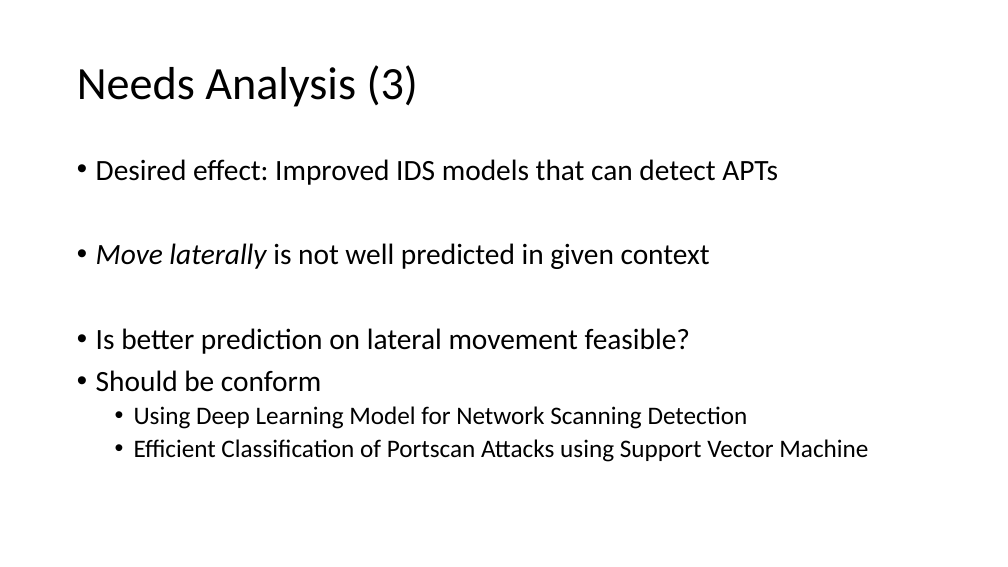
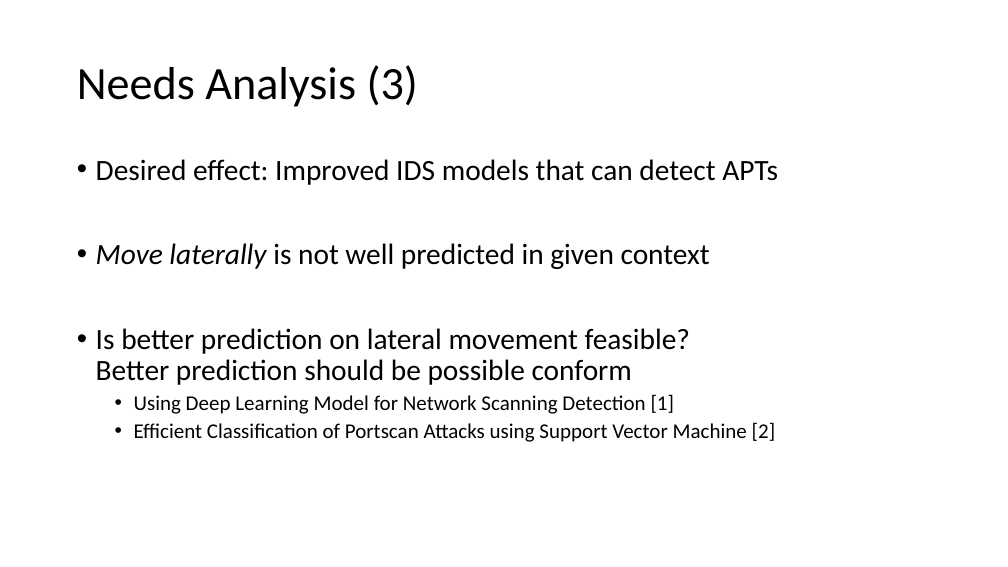
Before and after one commit to ejdoff/cyberhunt2021, a slide deck: slide 9 of ATW_APT_Presentation/EDA-Presentation.pptx. Drawn at 1008x567 pixels with LibreOffice and Linux fonts; fonts in the diff are those of the drawing. Boxes give left, top, right and bottom in pixels: in the first picture for what was removed or moved away, otherwise in the second. Text is boxed around its words. In the diff, an @@ line names an element or a change of style, - is before the commit and + after.

```diff
--- a/ATW_APT_Presentation/EDA-Presentation.pptx
+++ b/ATW_APT_Presentation/EDA-Presentation.pptx
@@ text at [96,328,776,442]: text changed; size 24 to 20 pt @@
-• Is better prediction on lateral movement feasible?
-• Should be conform
-  • Using Deep Learning Model for Network Scanning Detection
-  • Efficient Classification of Portscan Attacks using Support Vector Machine
+• Is better prediction on lateral movement feasible?
+  Better prediction should be possible conform
+  • Using Deep Learning Model for Network Scanning Detection [1]
+  • Efficient Classification of Portscan Attacks using Support Vector Machine [2]
```
Also in this commit, not shown: 2 slides added.
